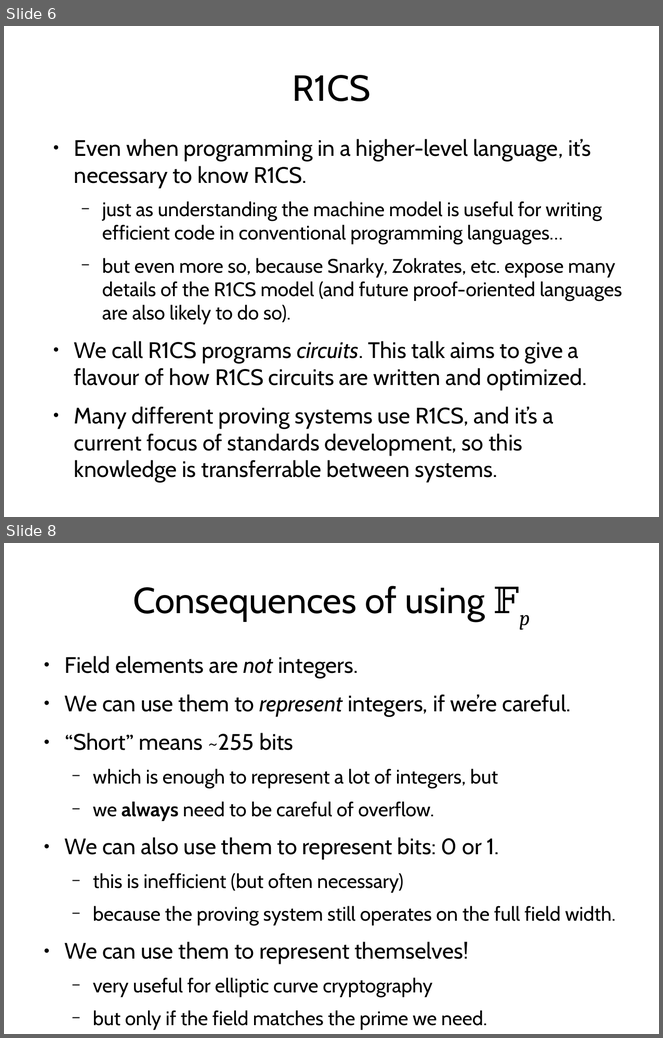
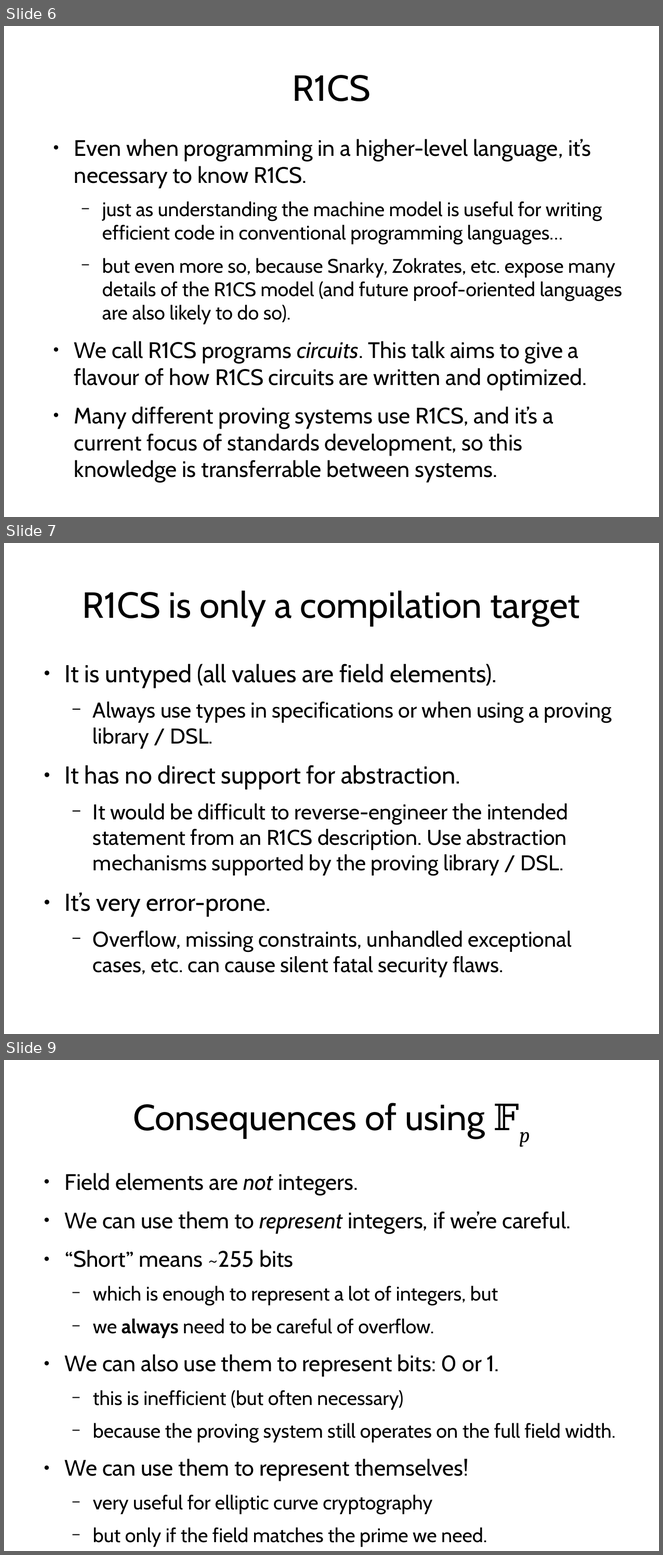
Before and after one commit to daira/zcon0, a slide deck: zkproofs.odp. Shown one above the other, each under a label of ours: slides 6 and 8 before the commit, slides 6, 7 and 9 after it; the slides between them are not shown. The pictures are 663x1038 and 663x1555 pixels, drawn with LibreOffice and Linux fonts; fonts in the diff are those of the drawing. Boxes give left, top, right and bottom in pixels: in the first picture for what was removed or moved away, otherwise in the second. Text is boxed around its words. In the diff, an @@ line names an element or a change of style, - is before the commit and + after.

```diff
--- a/zkproofs.odp
+++ b/zkproofs.odp
@@ slide 7 added at (4, 543, 659, 1034), background #FFFFFF @@
@@ title added at (82, 590, 580, 626), 44 pt, text #000000 @@
+R1CS is only a compilation target
@@ text added at (65, 664, 611, 973), 25.9 pt, text #000000 @@
+● It is untyped (all values are field elements).
+  − Always use types in specifications or when using a proving library / DSL.
+● It has no direct support for abstraction.
+  − It would be difficult to reverse-engineer the intended statement from an R1CS description. Use abstraction mechanisms supported by the proving library / DSL.
+● It’s very error-prone.
+  − Overflow, missing constraints, unhandled exceptional cases, etc. can cause silent fatal security flaws.
@@ what was slide 8 is now slide 9 @@
```
Also in this commit, not shown: 8 slides changed, 5 other slides added, 1 other file.
